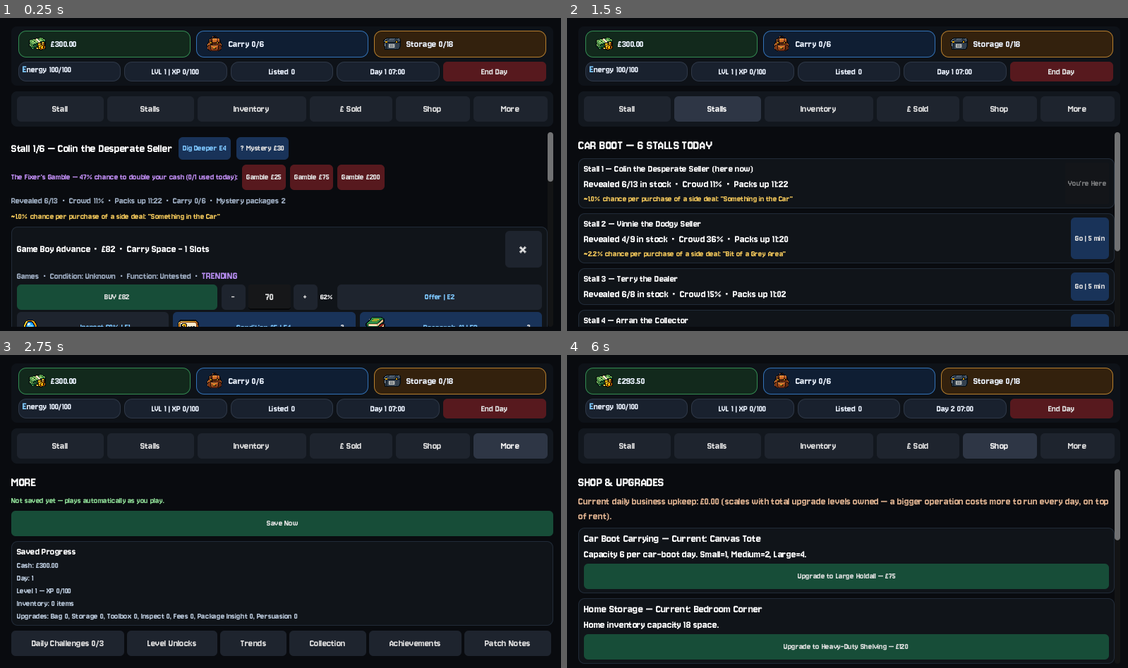
Above: before the commit, frames 1-4 (two rows, left to right).
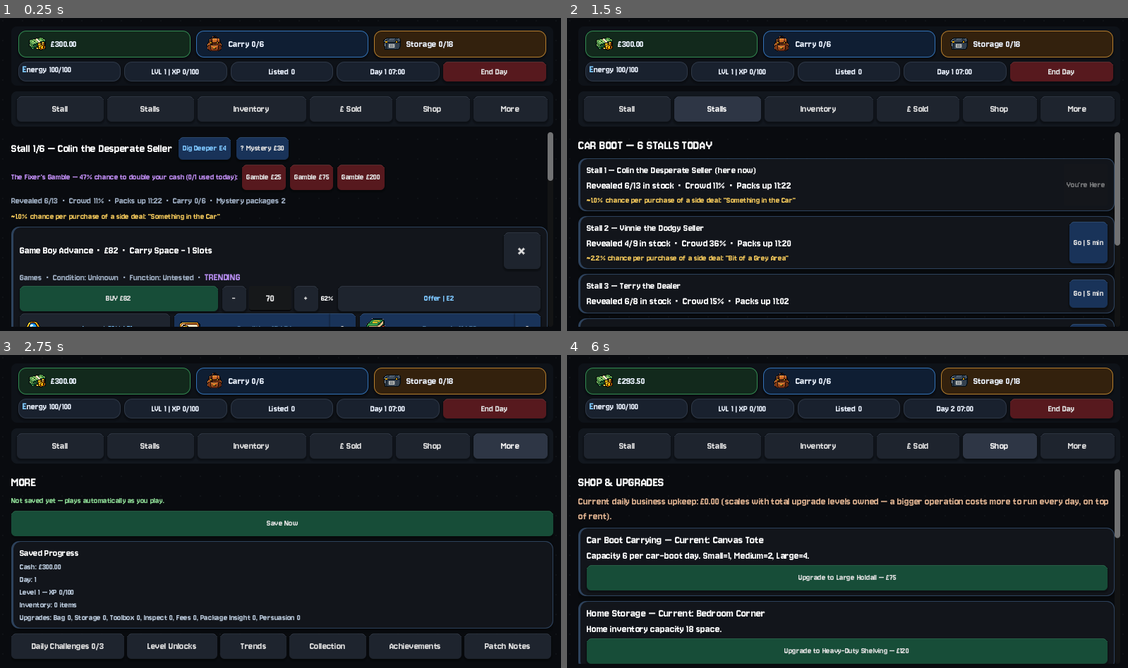
Above: after the commit, the same moments.

Repository: wmilburn1997-ai/car-boot-reseller
Game: Godot game, scene res://Main.tscn
The game is run twice, just before and just after one commit, with the same random seed, the same clock (stepped at 60 frames per second) and the same inputs.
Inputs:
- Up to frame 1 (0.25 s): no input
- Up to frame 2 (1.5 s): click "Stall" at 0.5 s; click "Stalls" at 1.25 s
- Up to frame 3 (2.75 s): click "More" at 2 s
- Up to frame 4 (6 s): click "Daily Challenges 0/3" at 2.75 s; click "End Day" at 3.5 s; click "Inventory" at 4.25 s; click "£ Sold" at 5 s; click "Shop" at 5.75 s

The runs differ from the first frame. In frame 1, 2.9% of the frame differs, in the area x 2-99%, y 13-99%; in frame 2, 8.6%; in frame 3, 4.7%; in frame 4, 7.9%.

Commit message:
Visual refresh: background pattern, card/button shadows and accent borders

Diff:
--- a/main.gd
+++ b/main.gd
@@ -355,6 +355,22 @@
 	bg.set_anchors_and_offsets_preset(Control.PRESET_FULL_RECT)
 	add_child(bg)
 
+	var pattern_size = 28
+	var pattern_img = Image.create(pattern_size, pattern_size, false, Image.FORMAT_RGBA8)
+	pattern_img.fill(Color(0, 0, 0, 0))
+	var dot_color = Color(1, 1, 1, 0.035)
+	pattern_img.set_pixel(3, 3, dot_color)
+	pattern_img.set_pixel(4, 3, dot_color)
+	pattern_img.set_pixel(3, 4, dot_color)
+	pattern_img.set_pixel(4, 4, dot_color)
+	var pattern_tex = ImageTexture.create_from_image(pattern_img)
+	var pattern_rect = TextureRect.new()
+	pattern_rect.texture = pattern_tex
+	pattern_rect.stretch_mode = TextureRect.STRETCH_TILE
+	pattern_rect.set_anchors_and_offsets_preset(Control.PRESET_FULL_RECT)
+	pattern_rect.mouse_filter = Control.MOUSE_FILTER_IGNORE
+	add_child(pattern_rect)
+
 	root_vbox = VBoxContainer.new()
 	root_vbox.set_anchors_and_offsets_preset(Control.PRESET_FULL_RECT)
 	root_vbox.add_theme_constant_override("separation", 8)
@@ -750,6 +766,9 @@
 	sb.content_margin_right = 6 if compact else 12
 	sb.content_margin_top = 2 if compact else 5
 	sb.content_margin_bottom = 2 if compact else 5
+	sb.shadow_color = Color(0.0,0.0,0.0,0.25)
+	sb.shadow_size = 3
+	sb.shadow_offset = Vector2(0, 2)
 	pill.add_theme_stylebox_override("panel", sb)
 	pill.size_flags_horizontal = Control.SIZE_EXPAND_FILL
 	pill.size_flags_stretch_ratio = 1.0
@@ -827,18 +846,22 @@
 	var normal = StyleBoxFlat.new()
 	var hover = StyleBoxFlat.new()
 	var pressed = StyleBoxFlat.new()
+	var accent_border = Color(0.35,0.40,0.48,0.4)
 	if kind == "buy":
 		normal.bg_color = Color(0.09,0.30,0.22,1.0)
 		hover.bg_color = Color(0.11,0.40,0.28,1.0)
 		pressed.bg_color = Color(0.07,0.24,0.18,1.0)
+		accent_border = Color(0.25,0.65,0.45,0.5)
 	elif kind == "danger":
 		normal.bg_color = Color(0.34,0.10,0.12,1.0)
 		hover.bg_color = Color(0.46,0.13,0.16,1.0)
 		pressed.bg_color = Color(0.26,0.07,0.09,1.0)
+		accent_border = Color(0.65,0.30,0.30,0.5)
 	elif kind == "action":
 		normal.bg_color = Color(0.10,0.20,0.35,1.0)
 		hover.bg_color = Color(0.13,0.27,0.46,1.0)
 		pressed.bg_color = Color(0.08,0.16,0.29,1.0)
+		accent_border = Color(0.30,0.50,0.75,0.5)
 	else:
 		normal.bg_color = Color(0.12,0.14,0.18,1.0)
 		hover.bg_color = Color(0.18,0.21,0.27,1.0)
@@ -852,6 +875,14 @@
 		sb.content_margin_right = 6
 		sb.content_margin_top = 6
 		sb.content_margin_bottom = 6
+		sb.border_width_top = 1
+		sb.border_color = accent_border
+	normal.shadow_color = Color(0.0,0.0,0.0,0.30)
+	normal.shadow_size = 3
+	normal.shadow_offset = Vector2(0, 2)
+	hover.shadow_color = Color(0.0,0.0,0.0,0.35)
+	hover.shadow_size = 4
+	hover.shadow_offset = Vector2(0, 2)
 	button.custom_minimum_size.y = 36
 	button.add_theme_font_size_override("font_size", 13)
 	button.add_theme_stylebox_override("normal", normal)
@@ -989,20 +1020,23 @@
 func make_card():
 	var panel = PanelContainer.new()
 	var sb = StyleBoxFlat.new()
-	sb.bg_color = Color(0.065,0.078,0.10,1.0)
-	sb.border_width_left = 1
+	sb.bg_color = Color(0.07,0.084,0.108,1.0)
+	sb.border_width_left = 3
 	sb.border_width_top = 1
 	sb.border_width_right = 1
 	sb.border_width_bottom = 1
-	sb.border_color = Color(0.13,0.17,0.22,1.0)
-	sb.corner_radius_top_left = 8
-	sb.corner_radius_top_right = 8
-	sb.corner_radius_bottom_left = 8
-	sb.corner_radius_bottom_right = 8
-	sb.content_margin_left = 8
-	sb.content_margin_right = 8
-	sb.content_margin_top = 6
-	sb.content_margin_bottom = 6
+	sb.border_color = Color(0.30,0.44,0.62,0.55)
+	sb.corner_radius_top_left = 10
+	sb.corner_radius_top_right = 10
+	sb.corner_radius_bottom_left = 10
+	sb.corner_radius_bottom_right = 10
+	sb.content_margin_left = 12
+	sb.content_margin_right = 10
+	sb.content_margin_top = 8
+	sb.content_margin_bottom = 8
+	sb.shadow_color = Color(0.0,0.0,0.0,0.25)
+	sb.shadow_size = 5
+	sb.shadow_offset = Vector2(0, 2)
 	panel.add_theme_stylebox_override("panel", sb)
 	return panel
 
@@ -3716,6 +3750,13 @@
 	show_shop()
 
 var patch_notes = [
+	{"version": "Latest — 10/09/2026 07:00", "notes": [
+		"Visual refresh: added a subtle repeating dot-grid pattern behind everything instead of flat black",
+		"Cards now have a soft drop shadow and a colored accent stripe on the left edge instead of a flat uniform border",
+		"Buttons now have a subtle top-edge accent color (matching their type — green for buy, red for danger, blue for actions) and a soft shadow that flattens when pressed, for a more tactile feel",
+		"Top stat pills (Cash/Carry/Storage) got the same subtle shadow treatment for consistency",
+		"This was a styling-only pass — no gameplay, balance, or layout logic changed",
+	]},
 	{"version": "Latest — 10/09/2026 06:35", "notes": [
 		"Individual Daily Challenges now actually give a reward on completion (+£15, +8 XP each) — previously only completing ALL of them gave anything, which wasn't clearly shown. Each challenge now displays its reward directly, and the big bonus for completing all of them is on top of these",
 		"Achievement progress bars (Haggled Savings, Total Profit) now have their own distinct accent colors matching the Level Unlocks bar's style — pink for Haggled Savings, gold for Total Profit",
Not shown, changed: docs/index.html
Not shown, changed: docs/index.pck
